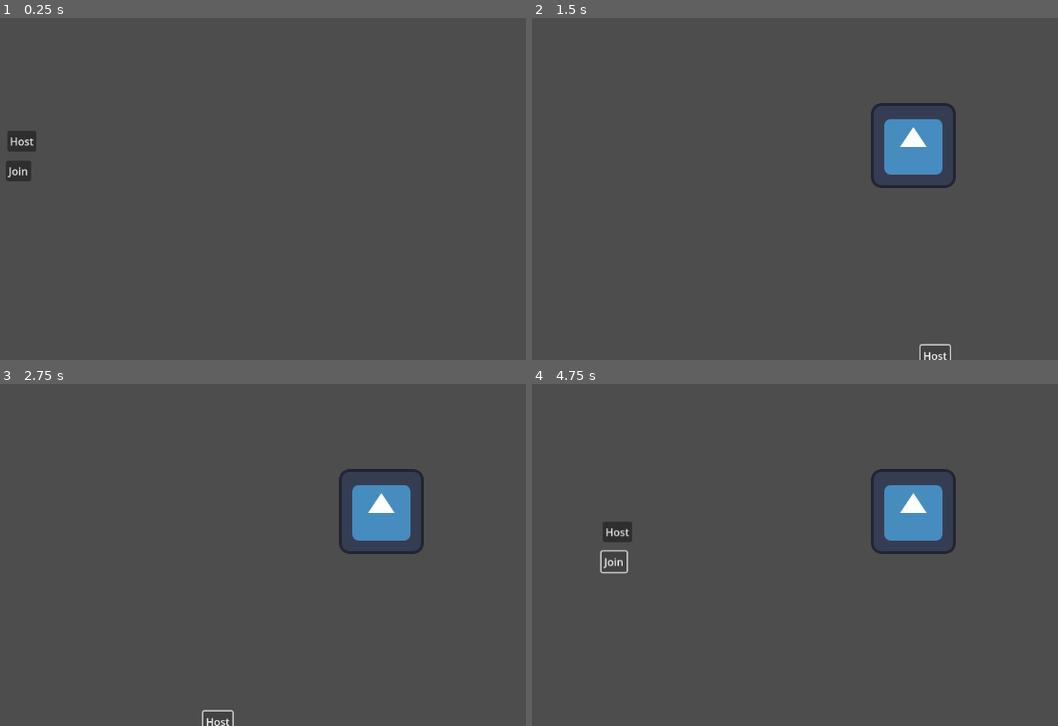
Above: before the commit, frames 1-4 (two rows, left to right).
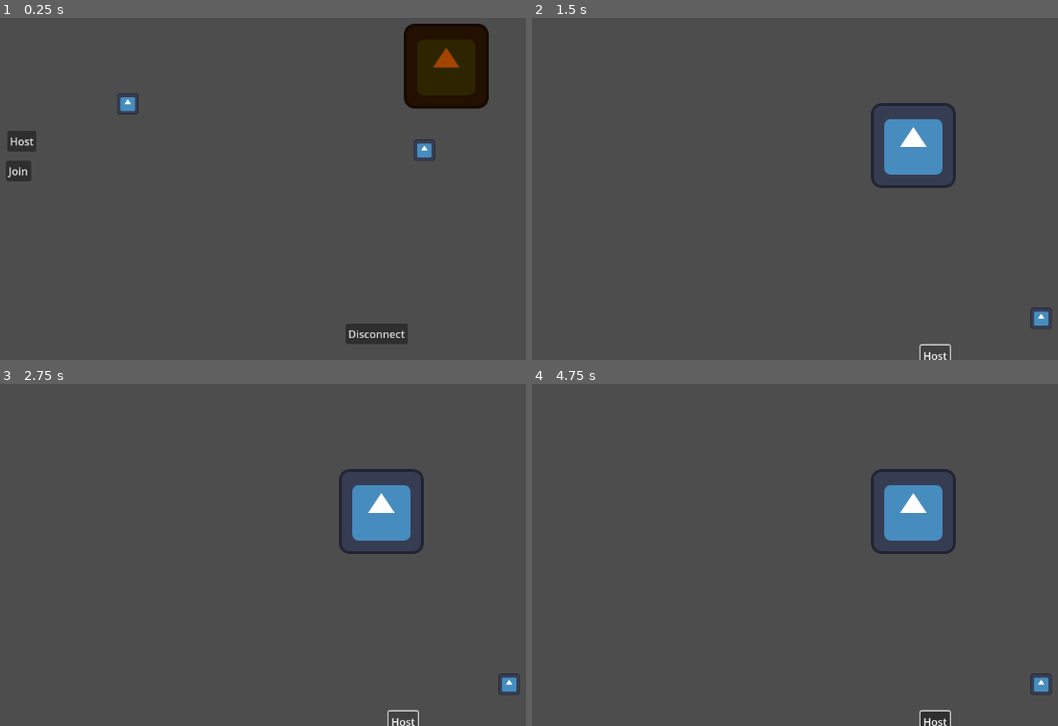
Above: after the commit, the same moments.

Repository: KameiKojirou/Multiplayer-practice
Game: Godot game, scene res://multiplayer_test.tscn
The game is run twice, just before and just after one commit, with the same random seed, the same clock (stepped at 60 frames per second) and the same inputs. The engine's default icon, where the game draws it, is replaced by a stand-in: a white triangle on a blue panel in a dark square.
Inputs (mouse positions are in pixels of both pictures, inside the frame that each line leads up to):
- Up to frame 1 (0.25 s): no input
- Up to frame 2 (1.5 s): click (910, 332) at 0.5 s, where only the run after the commit has a clickable "Disconnect"; click "Host" at 1.25 s
- Up to frame 3 (2.75 s): hold Right (ui_right) from 2.03 s (still down)
- Up to frame 4 (4.75 s): release Right (ui_right) at 2.78 s; hold Down (ui_down) 2.78-3.5 s; click (731, 561) at 3.5 s, where only the run before the commit has a clickable "Join"; hold Right (ui_right) from 4.28 s (still down)

The runs differ from the first frame. In frame 1, 4.9% of the frame differs, in the area x 22-93%, y 1-96%; in frame 2, 0.2%; in frame 3, 0.4%; in frame 4, 0.9%.

Commit message:
working switches

Diff:
--- a/basic_player.tscn
+++ b/basic_player.tscn
@@ -11,7 +11,11 @@
 properties/1/spawn = true
 properties/1/replication_mode = 1
 
+[sub_resource type="CircleShape2D" id="CircleShape2D_ffn7p"]
+radius = 63.9531
+
 [node name="basic_player" type="CharacterBody2D"]
+collision_mask = 2
 script = ExtResource("1_ffn7p")
 
 [node name="Sprite2D" type="Sprite2D" parent="."]
@@ -21,3 +25,6 @@
 
 [node name="MultiplayerSynchronizer" type="MultiplayerSynchronizer" parent="."]
 replication_config = SubResource("SceneReplicationConfig_ffn7p")
+
+[node name="CollisionShape2D" type="CollisionShape2D" parent="."]
+shape = SubResource("CircleShape2D_ffn7p")
--- /dev/null
+++ b/door.gd
@@ -0,0 +1,2 @@
+extends StaticBody2D
+class_name Door
--- /dev/null
+++ b/door.tscn
@@ -0,0 +1,26 @@
+[gd_scene load_steps=5 format=3 uid="uid://d2ms54h26ifwr"]
+
+[ext_resource type="Texture2D" uid="uid://w62nl388cej3" path="res://icon.svg" id="1_ba8gm"]
+[ext_resource type="Script" uid="uid://dxhcg07bs0flb" path="res://door.gd" id="1_v6xrn"]
+
+[sub_resource type="RectangleShape2D" id="RectangleShape2D_v6xrn"]
+size = Vector2(128, 128)
+
+[sub_resource type="SceneReplicationConfig" id="SceneReplicationConfig_ba8gm"]
+properties/0/path = NodePath("CollisionShape2D:disabled")
+properties/0/spawn = true
+properties/0/replication_mode = 1
+
+[node name="door" type="StaticBody2D"]
+collision_layer = 2
+script = ExtResource("1_v6xrn")
+
+[node name="CollisionShape2D" type="CollisionShape2D" parent="."]
+shape = SubResource("RectangleShape2D_v6xrn")
+
+[node name="Sprite2D" type="Sprite2D" parent="."]
+modulate = Color(0.639216, 0.266667, 0, 1)
+texture = ExtResource("1_ba8gm")
+
+[node name="MultiplayerSynchronizer" type="MultiplayerSynchronizer" parent="."]
+replication_config = SubResource("SceneReplicationConfig_ba8gm")
--- a/multiplayer_test.gd
+++ b/multiplayer_test.gd
@@ -17,3 +17,24 @@
 func _on_join_pressed() -> void:
 	peer.create_client("localhost",9990)
 	multiplayer.multiplayer_peer = peer
+
+
+func _on_disconnect_pressed() -> void:
+	print("Disconnecting...")
+
+	# Optional: Remove your player node
+	var peer_id = multiplayer.get_unique_id()
+	if has_node(str(peer_id)):
+		get_node(str(peer_id)).queue_free()
+
+	# Disconnect from the server or stop hosting
+	if multiplayer.is_server():
+		multiplayer.multiplayer_peer.close()
+	else:
+		multiplayer.multiplayer_peer.disconnect_from_host()
+
+	# Reset the peer to null (fully disconnects)
+	multiplayer.multiplayer_peer = null
+
+	# Optional: Go back to a main menu scene
+	# get_tree().change_scene_to_file("res://main_menu.tscn")
--- a/multiplayer_test.tscn
+++ b/multiplayer_test.tscn
@@ -1,7 +1,9 @@
-[gd_scene load_steps=3 format=3 uid="uid://xlqw1g3blxpq"]
+[gd_scene load_steps=5 format=3 uid="uid://xlqw1g3blxpq"]
 
 [ext_resource type="Script" uid="uid://bji7433kdbc22" path="res://multiplayer_test.gd" id="1_sjw14"]
 [ext_resource type="PackedScene" uid="uid://8kcdin3nqc0r" path="res://basic_player.tscn" id="2_q3bjm"]
+[ext_resource type="PackedScene" uid="uid://c3yrk8a1b2bm3" path="res://pressure_plate.tscn" id="3_q3bjm"]
+[ext_resource type="PackedScene" uid="uid://d2ms54h26ifwr" path="res://door.tscn" id="4_pg252"]
 
 [node name="Multiplayer_Test" type="Node2D"]
 script = ExtResource("1_sjw14")
@@ -21,9 +23,28 @@
 offset_bottom = 378.0
 text = "Join"
 
+[node name="disconnect" type="Button" parent="."]
+offset_left = 522.0
+offset_top = 593.0
+offset_right = 616.0
+offset_bottom = 624.0
+text = "Disconnect"
+
 [node name="MultiplayerSpawner" type="MultiplayerSpawner" parent="."]
 _spawnable_scenes = PackedStringArray("uid://8kcdin3nqc0r")
 spawn_path = NodePath("..")
 
+[node name="pressure_plate" parent="." node_paths=PackedStringArray("door") instance=ExtResource("3_q3bjm")]
+position = Vector2(193, 261)
+door = NodePath("../door")
+
+[node name="pressure_plate2" parent="." node_paths=PackedStringArray("door") instance=ExtResource("3_q3bjm")]
+position = Vector2(641, 331)
+door = NodePath("../door")
+
+[node name="door" parent="." instance=ExtResource("4_pg252")]
+position = Vector2(674, 204)
+
 [connection signal="pressed" from="host" to="." method="_on_host_pressed"]
 [connection signal="pressed" from="join" to="." method="_on_join_pressed"]
+[connection signal="pressed" from="disconnect" to="." method="_on_disconnect_pressed"]
--- /dev/null
+++ b/pressure_plate.tscn
@@ -0,0 +1,46 @@
+[gd_scene load_steps=5 format=3 uid="uid://c3yrk8a1b2bm3"]
+
+[ext_resource type="Texture2D" uid="uid://w62nl388cej3" path="res://icon.svg" id="1_uot4y"]
+
+[sub_resource type="GDScript" id="GDScript_uot4y"]
+script/source = "extends Area2D
+
+@export var door: Door
+@onready var collision_shape := door.get_node(\"CollisionShape2D\") as CollisionShape2D
+@onready var state:bool
+
+func _on_body_entered(body: Node2D) -> void:
+	_change_state()
+
+
+func _on_body_exited(body: Node2D) -> void:
+	_change_state()
+
+
+func _change_state() -> void:
+	state = !state
+	collision_shape.disabled = state
+	print(state)
+#
+"
+
+[sub_resource type="CircleShape2D" id="CircleShape2D_uot4y"]
+radius = 16.1245
+
+[sub_resource type="SceneReplicationConfig" id="SceneReplicationConfig_8bqyo"]
+
+[node name="pressure_plate" type="Area2D"]
+script = SubResource("GDScript_uot4y")
+
+[node name="CollisionShape2D" type="CollisionShape2D" parent="."]
+shape = SubResource("CircleShape2D_uot4y")
+
+[node name="Sprite2D" type="Sprite2D" parent="."]
+scale = Vector2(0.25, 0.25)
+texture = ExtResource("1_uot4y")
+
+[node name="MultiplayerSynchronizer" type="MultiplayerSynchronizer" parent="."]
+replication_config = SubResource("SceneReplicationConfig_8bqyo")
+
+[connection signal="body_entered" from="." to="." method="_on_body_entered"]
+[connection signal="body_exited" from="." to="." method="_on_body_exited"]
Not shown: 1 places in basic_player.tscn that only renumber resources
Not shown, added: door.gd.uid
